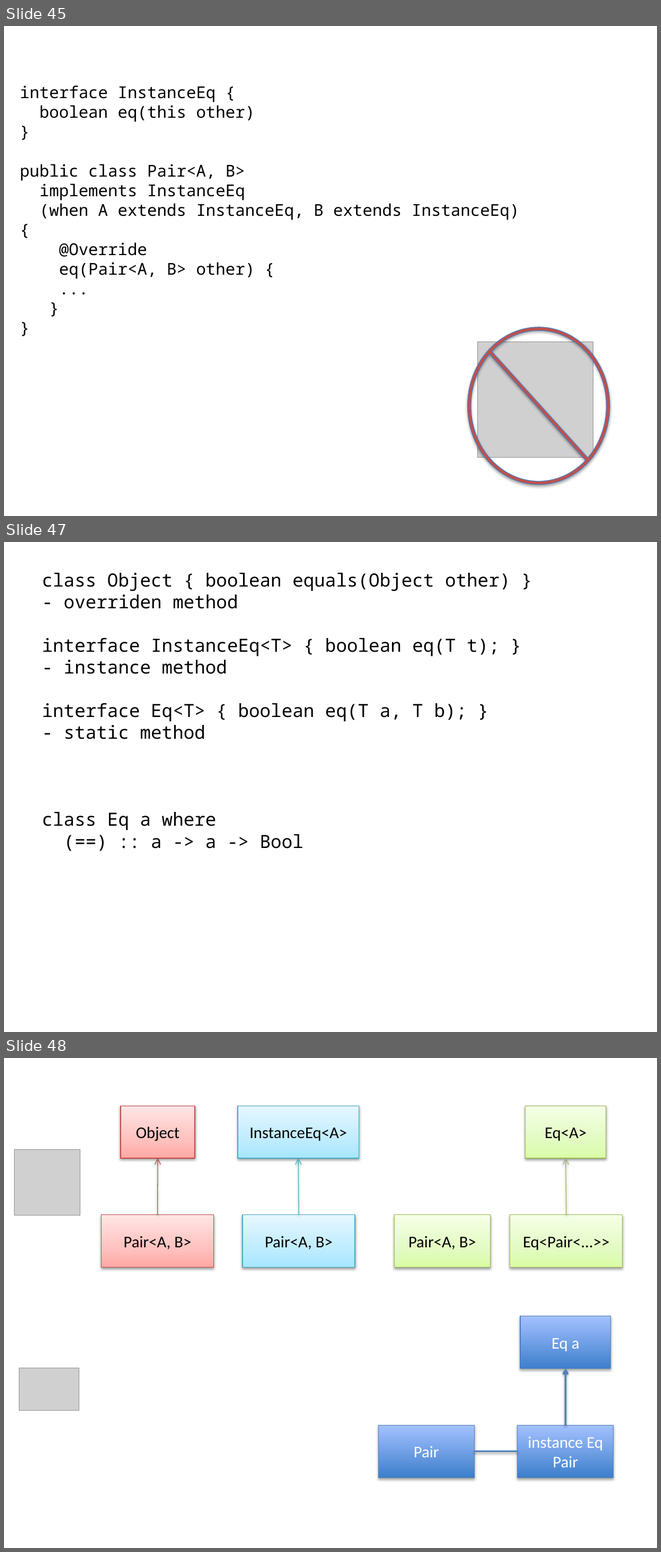
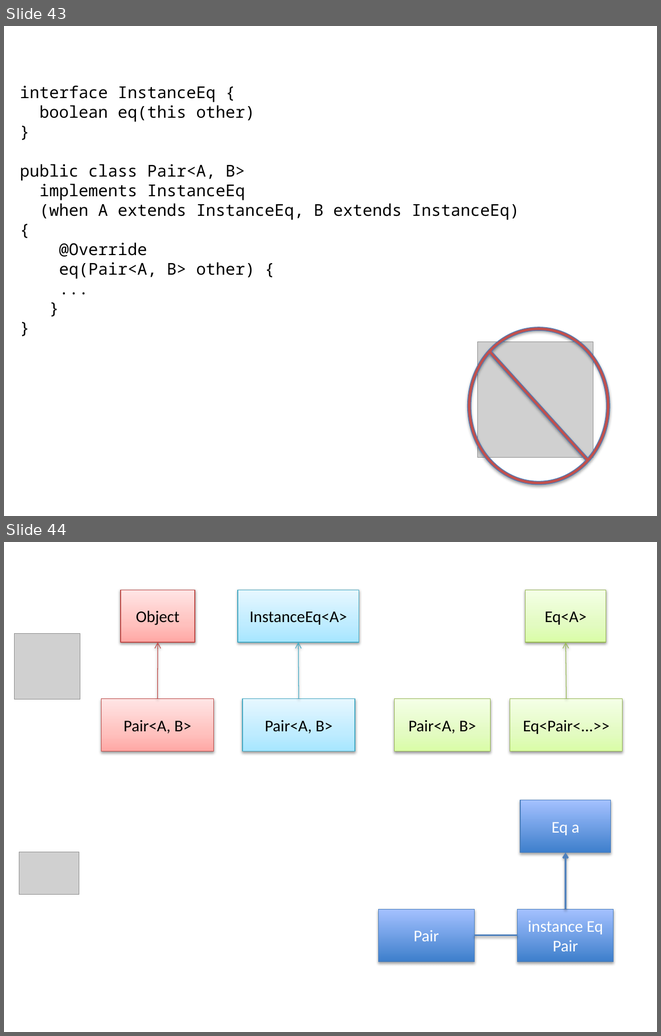
Before and after one commit to techtangents/javaeq, a slide deck: eq.pptx. Shown one above the other, each under a label of ours: slides 45, 47 and 48 before the commit, slides 43 and 44 after it; the slides between them are not shown. The pictures are 661x1552 and 661x1036 pixels, drawn with LibreOffice and Linux fonts; fonts in the diff are those of the drawing; grey boxes stand for pictures. Boxes give left, top, right and bottom in pixels: in the first picture for what was removed or moved away, otherwise in the second. Text is boxed around its words. In the diff, an @@ line names an element or a change of style, - is before the commit and + after.

```diff
--- a/eq.pptx
+++ b/eq.pptx
@@ slide 47 removed at (x1=4, y1=542, x2=657, y2=1032), background #FFFFFF @@
@@ text removed at (x1=42, y1=573, x2=510, y2=848) @@
-class Object { boolean equals(Object other) }
-- overriden method
-interface InstanceEq<T> { boolean eq(T t); }
-- instance method
-interface Eq<T> { boolean eq(T a, T b); }
-- static method
-class Eq a where
-(==) :: a -> a -> Bool
@@ what was slide 45 is now slide 43 @@
@@ what was slide 48 is now slide 44 @@
```
Also in this commit, not shown: 2 slides changed, 2 slides added, 5 other slides removed.
